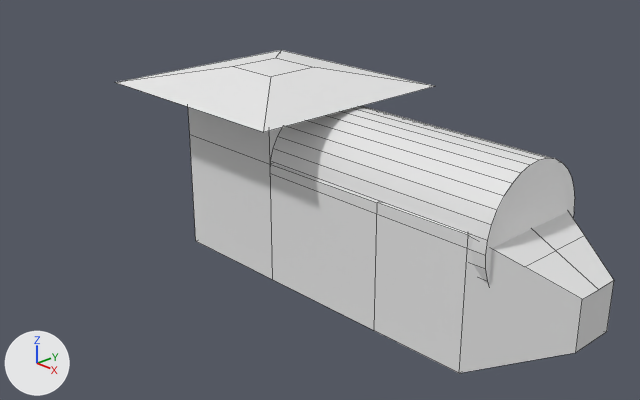
What one commit did to the Blender file trem.blend.
Before and after are seen from a 50 mm lens placed at (10.92, -9.29, 6.55), pointed at (1.01, 0.12, 1.12). The lights are fixed; the arrows at lower left show +X, +Y and +Z. Mesh edges are drawn as thin lines.

The older version as bpy lines, for what is in view:
```python
me_cube = bpy.data.meshes.new('Cube')
me_cube.from_pydata(...)  # 57 vertices, 53 faces; spans x -1.86..6.17, y -1.83..1.83, z -1.0..2.15
me_cube.materials.append(mat_material)  # white #e7e7e7
me_cylinder = bpy.data.meshes.new('Cylinder')
me_cylinder.from_pydata(...)  # a 32-sided cylinder along z spanning x -1.0..1.0, y -1.0..1.0, z -3.08..1.0
ob_cube = bpy.data.objects.new('Cube', me_cube)
ob_cube.location = (0.0, 0.0, 1.07)
ob_cylinder = bpy.data.objects.new('Cylinder', me_cylinder)
ob_cylinder.location = (4.14, 0.02, 1.88)
ob_cylinder.rotation_euler = (0.0, 1.571, 0.0)  # degrees (0, 90, 0)
```
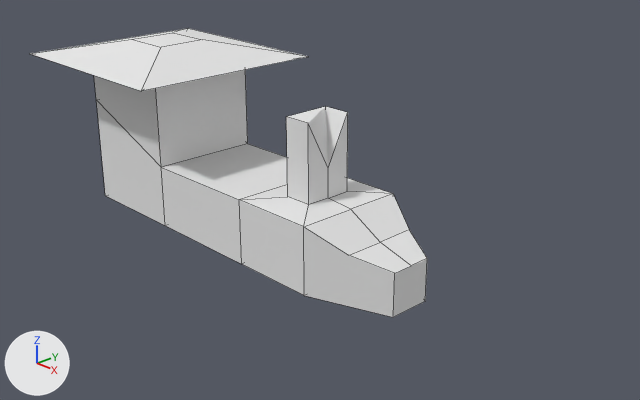
Where the change shows, as pixel boxes [x1, y1, x2, y2] in the pictures (640 x 400 px; the box of a moved part takes in the faces that stretch with it):
'Cube', reshaped, moved (20% narrower, 10% shorter): before [115, 50, 614, 373]; after [30, 28, 427, 317]
'Cylinder', hidden: before [272, 106, 575, 285]
part 1 of me_cube, moved or reshaped: before [469, 212, 585, 267]; after [305, 194, 409, 255]
part 2 of me_cube, moved or reshaped: before [188, 107, 470, 373]; after [94, 70, 393, 295]
part 3 of me_cube, moved or reshaped: before [526, 236, 614, 299]; after [350, 230, 427, 273]
part 4 of me_cube, moved or reshaped: before [459, 235, 614, 373]; after [304, 227, 427, 317]

Edits to the bpy script that builds the scene:
```text
Change me_cube:
    used by ob_cube; location = (0.0, 0.0, 1.07)
    remove me_cube.from_pydata(...)  # 57 vertices, 53 faces; spans x -1.86..6.17, y -1.83..1.83, z -1.0..2.15
    add me_cube.from_pydata(...)  # 57 vertices, 53 faces; spans x -1.86..6.17, y -1.83..1.83, z -1.1..2.15
    me_cube part 1: all 3 vertices in x 5.52, y -0.69..0.69, z 0.69 are moved by (0.0, 0.0, -0.87)
    me_cube part 2: 23 of the vertices in x 1.09..4.87, y -1.0..1.0, z 0.97..1.56 are moved by (0.0, 0.0, -0.84)
    me_cube part 3: all 3 vertices in x 6.17, y -0.37..0.37, z 0.37 are moved by (0.0, 0.0, -0.74)
    me_cube part 4: all 2 vertices in x 6.17, y -0.37..0.37, z -0.37 are moved by (0.0, 0.0, -0.73)
Change ob_cylinder:
    ob_cylinder.location: (4.14, 0.02, 1.88) -> (1.36, 0.02, 1.88)
    ob_cylinder.scale: (1.0, 1.0, 1.0) -> (0.549, 0.549, 0.549)
    add ob_cylinder.hide_render = True
Change ob_cube:
    ob_cube.location: (0.0, 0.0, 1.07) -> (-3.03, 0.0, 1.07)
```
